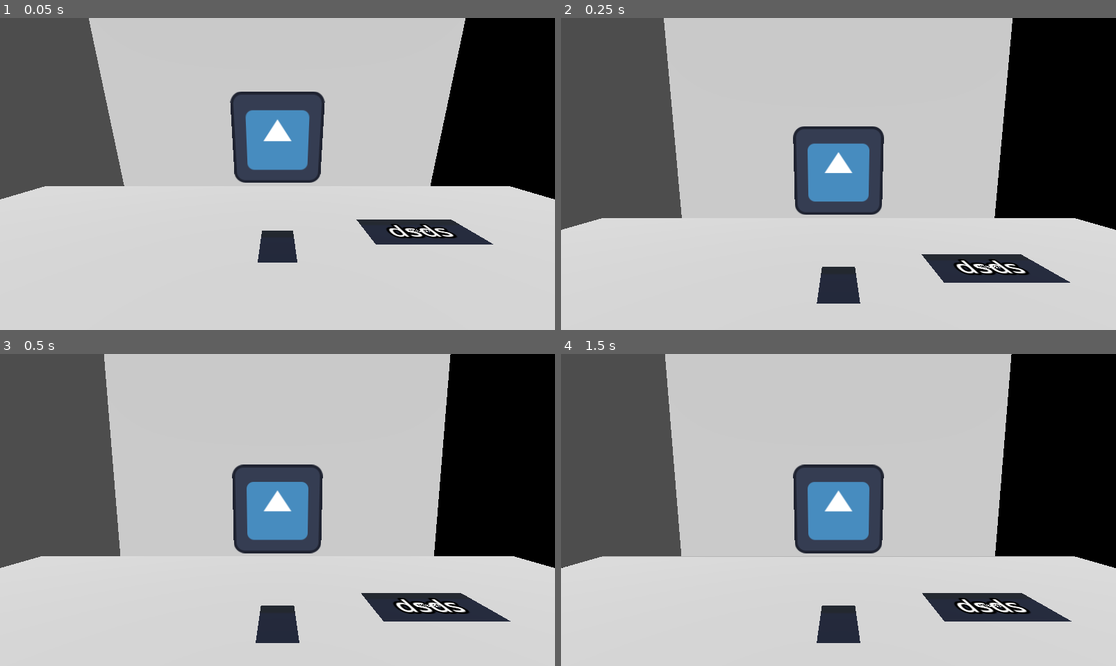
Above: before the commit, frames 1-4 (two rows, left to right).
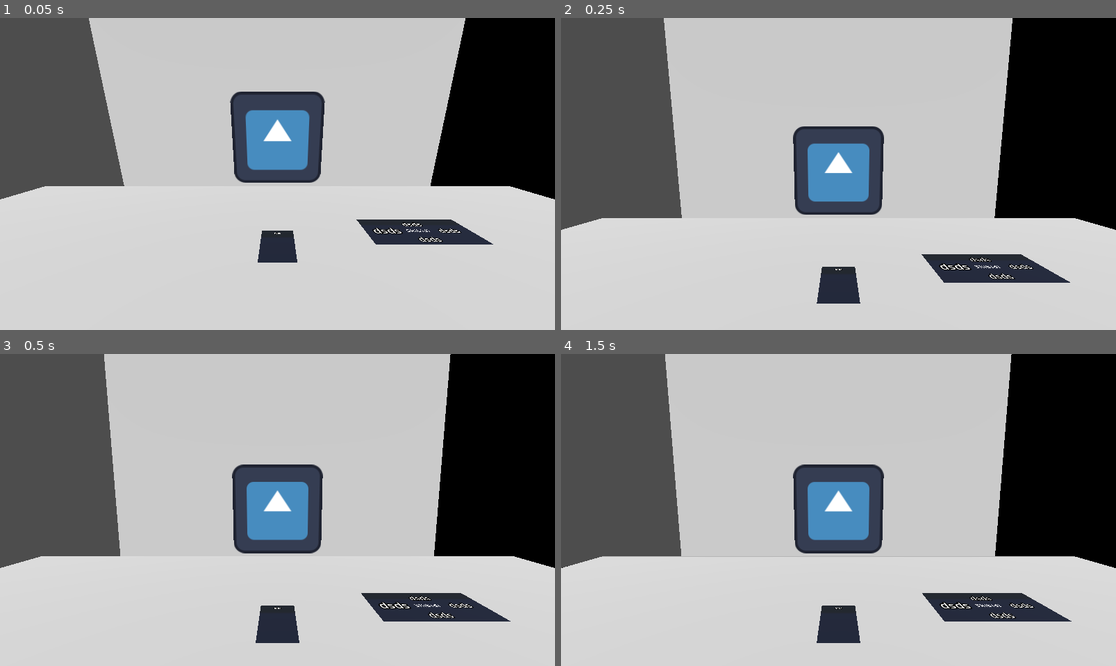
Above: after the commit, the same moments.

Repository: KiktorWania/GameOff2024
Game: Godot game, scene res://Scene/main.tscn
Same seed, same stepped clock (60 frames per second), same inputs: the game is played once before the commit and once after it. The engine's default icon, where the game draws it, is replaced by a stand-in: a white triangle on a blue panel in a dark square.
Inputs (mouse positions are in pixels of both pictures, inside the frame that each line leads up to):
- Up to frame 1 (0.05 s): no input
- Up to frame 2 (0.25 s): no input
- Up to frame 3 (0.5 s): no input
- Up to frame 4 (1.5 s): move the mouse to (810, 572) at 0.52 s; press the mouse at (810, 572) at 0.53 s; tap Q (inspect) at 0.8 s; release the mouse at (810, 572) at 1.25 s; tap Enter at 1.25 s; drag from (1005, 556) to (810, 572) at 1.27 s

The runs differ from the first frame. In frame 1, 0.5% of the frame differs, in the area x 49-84%, y 65-72%; in frame 2, 0.6%; in frame 3, 0.6%; in frame 4, 0.6%, in the area x 49-86%, y 77-85%.

Commit message:
Day 7 and 8
I did nothing on day 7

Day 8
Lmaooo
I just found out that godot has this feature called "groups". I just realised how shit my code is. Now i want to start all over, but fuck this ill make it up.

Made a system that holds 2 latest clicked Labels and draws line between them in "L" shape.

todo:
Compairing data system between nodes cliicked.
Make outline of selected Node.

Diff:
--- a/Clickable/Clickable.gd
+++ b/Clickable/Clickable.gd
@@ -2,6 +2,7 @@
 class_name Clickable
 
 var focus = false
+var wasClicked = false
 
 func _process(delta):
 	if(InputMap.has_action("LMB") and Input.is_action_just_pressed("LMB") and focus):
@@ -14,4 +15,4 @@
 	focus = false
 
 func on_click():
-	pass
+	wasClicked = true
--- a/Clickable/ClickableLabel/ClickableLabel.gd
+++ b/Clickable/ClickableLabel/ClickableLabel.gd
@@ -2,5 +2,20 @@
 class_name ClickableLabel
 
 @onready var label : Label3D = $Label3D
+@onready var shape : CollisionShape3D = $CollisionShape3D
 @export var isBad : bool
 @export var badMask : int
+
+func _ready():
+	add_to_group("clickableLabels")
+
+func activate():
+	shape.disabled = false
+
+func deactivate():
+	shape.disabled = true
+	wasClicked = false
+	label.modulate = Color(1,1,1,1)
+
+func on_inspect():
+	label.modulate = Color(1,0,0,1)
--- a/Clickable/ClickableLabel/ClickableLabel.tscn
+++ b/Clickable/ClickableLabel/ClickableLabel.tscn
@@ -3,6 +3,7 @@
 [ext_resource type="Script" path="res://Clickable/ClickableLabel/ClickableLabel.gd" id="1_yigrh"]
 
 [sub_resource type="BoxShape3D" id="BoxShape3D_rer1g"]
+size = Vector3(0.361084, 0.165039, 0.001)
 
 [node name="ClickableLabel" type="Area3D"]
 transform = Transform3D(1, 0, 0, 0, -4.37114e-08, 1, 0, -1, -4.37114e-08, 0, 0, 0)
--- a/Items/Book/Book.tscn
+++ b/Items/Book/Book.tscn
@@ -32,6 +32,7 @@
 script = ExtResource("3_qr1eq")
 
 [node name="CollisionShape3D" type="CollisionShape3D" parent="."]
+transform = Transform3D(1, 0, 0, 0, 1, 0, 0, 0, 1, 0, 0.074651, 0)
 shape = SubResource("BoxShape3D_tcrdk")
 
 [node name="DragArea" type="Area3D" parent="."]
@@ -52,4 +53,13 @@
 outline_size = 0
 
 [node name="ClickableLabel" parent="." instance=ExtResource("6_0uirl")]
-transform = Transform3D(1, 0, 0, 0, -4.37114e-08, 1, 0, -1, -4.37114e-08, 0, 0.00190349, 0)
+transform = Transform3D(0.33, 0, 0, 0, -1.44248e-08, 0.33, 0, -0.33, -1.44248e-08, 0.179353, 0.00190349, 0)
+
+[node name="ClickableLabel2" parent="." instance=ExtResource("6_0uirl")]
+transform = Transform3D(0.45, 0, 0, 0, -1.96701e-08, 0.45, 0, -0.45, -1.96701e-08, -0.184591, 0.00190349, 0)
+
+[node name="ClickableLabel3" parent="." instance=ExtResource("6_0uirl")]
+transform = Transform3D(0.33, 0, 0, 0, -1.44248e-08, 0.33, 0, -0.33, -1.44248e-08, 0.00624438, 0.00190349, -0.0724461)
+
+[node name="ClickableLabel4" parent="." instance=ExtResource("6_0uirl")]
+transform = Transform3D(0.33, 0, 0, 0, -1.44248e-08, 0.33, 0, -0.33, -1.44248e-08, 0.00320174, 0.00190349, 0.0881127)
--- a/Items/Phone/phone.tscn
+++ b/Items/Phone/phone.tscn
@@ -1,10 +1,11 @@
-[gd_scene load_steps=11 format=3 uid="uid://b34u7h77nhjyj"]
+[gd_scene load_steps=12 format=3 uid="uid://b34u7h77nhjyj"]
 
 [ext_resource type="Texture2D" uid="uid://dek4y1whtf1mq" path="res://Sprites/phone.png" id="1_pqp6l"]
 [ext_resource type="Script" path="res://Items/Phone/PhoneSprite.gd" id="3_1sy8b"]
 [ext_resource type="Script" path="res://Clickable/Clickable.gd" id="4_w65a4"]
 [ext_resource type="Script" path="res://Items/Phone/MeshInstance3D.gd" id="5_fn8mv"]
 [ext_resource type="PackedScene" uid="uid://ct3n3qje6ctvd" path="res://Items/Phone/Screens/LockScreen/LockScreen.tscn" id="5_hypep"]
+[ext_resource type="PackedScene" uid="uid://ci2vtoxc2ptgw" path="res://Clickable/ClickableLabel/ClickableLabel.tscn" id="6_d7vhu"]
 
 [sub_resource type="GDScript" id="GDScript_8ra0b"]
 script/source = "extends Pickable
@@ -69,4 +70,7 @@
 mesh = SubResource("BoxMesh_0hms0")
 script = ExtResource("5_fn8mv")
 
+[node name="ClickableLabel" parent="." instance=ExtResource("6_d7vhu")]
+transform = Transform3D(0.105, 0, 0, 0, -4.5897e-09, 0.105, 0, -0.105, -4.5897e-09, 0, 0.001, -0.108583)
+
 [connection signal="mouse_entered" from="." to="." method="_on_mouse_entered"]
--- a/Scene/main.tscn
+++ b/Scene/main.tscn
@@ -6,6 +6,7 @@
 [ext_resource type="PackedScene" uid="uid://b34u7h77nhjyj" path="res://Items/Phone/phone.tscn" id="4_4wpfb"]
 [ext_resource type="PackedScene" uid="uid://dqm50rvs3v6yh" path="res://Items/Book/Book.tscn" id="5_gnyox"]
 [ext_resource type="Script" path="res://Tools/NodeInspector.gd" id="6_vbx0u"]
+[ext_resource type="PackedScene" uid="uid://cbisogfg2agwy" path="res://UI/UI.tscn" id="7_ug6go"]
 
 [node name="GameManager" type="Node3D"]
 
@@ -49,3 +50,5 @@
 [node name="InspectionHandler" type="Node" parent="." node_paths=PackedStringArray("camera")]
 script = ExtResource("6_vbx0u")
 camera = NodePath("../Camera3D")
+
+[node name="Ui" parent="." instance=ExtResource("7_ug6go")]
--- /dev/null
+++ b/Tools/Draw3D.gd
@@ -0,0 +1,69 @@
+extends Node
+
+func line(pos1: Vector3, pos2: Vector3, color = Color.WHITE_SMOKE, persist_ms = 0):
+	var mesh_instance := MeshInstance3D.new()
+	var immediate_mesh := ImmediateMesh.new()
+	var material := ORMMaterial3D.new()
+
+	mesh_instance.mesh = immediate_mesh
+	mesh_instance.sorting_offset = 100
+	mesh_instance.cast_shadow = GeometryInstance3D.SHADOW_CASTING_SETTING_OFF
+
+	immediate_mesh.surface_begin(Mesh.PRIMITIVE_LINES, material)
+	immediate_mesh.surface_add_vertex(pos1)
+	immediate_mesh.surface_add_vertex(pos2)
+	immediate_mesh.surface_end()
+
+	material.shading_mode = BaseMaterial3D.SHADING_MODE_UNSHADED
+	material.albedo_color = color
+
+	return await final_cleanup(mesh_instance, persist_ms)
+
+func point(pos: Vector3, radius = 0.05, color = Color.WHITE_SMOKE, persist_ms = 0):
+	var mesh_instance := MeshInstance3D.new()
+	var sphere_mesh := SphereMesh.new()
+	var material := ORMMaterial3D.new()
+
+	mesh_instance.mesh = sphere_mesh
+	mesh_instance.cast_shadow = GeometryInstance3D.SHADOW_CASTING_SETTING_OFF
+	mesh_instance.position = pos
+
+	sphere_mesh.radius = radius
+	sphere_mesh.height = radius*2
+	sphere_mesh.material = material
+
+	material.shading_mode = BaseMaterial3D.SHADING_MODE_UNSHADED
+	material.albedo_color = color
+
+	return await final_cleanup(mesh_instance, persist_ms)
+
+func square(pos: Vector3, size: Vector2, color = Color.WHITE_SMOKE, persist_ms = 0):
+	var mesh_instance := MeshInstance3D.new()
+	var box_mesh := BoxMesh.new()
+	var material := ORMMaterial3D.new()
+
+	mesh_instance.mesh = box_mesh
+	mesh_instance.cast_shadow = GeometryInstance3D.SHADOW_CASTING_SETTING_OFF
+	mesh_instance.position = pos
+
+	box_mesh.size = Vector3(size.x, size.y, 1)
+	box_mesh.material = material
+
+	material.shading_mode = BaseMaterial3D.SHADING_MODE_UNSHADED
+	material.albedo_color = color
+
+	return await final_cleanup(mesh_instance, persist_ms)
+
+## 1 -> Lasts ONLY for current physics frame
+## >1 -> Lasts X time duration.
+## <1 -> Stays indefinitely
+func final_cleanup(mesh_instance: MeshInstance3D, persist_ms: float):
+	get_tree().get_root().add_child(mesh_instance)
+	if persist_ms == 1:
+		await get_tree().physics_frame
+		mesh_instance.queue_free()
+	elif persist_ms > 0:
+		await get_tree().create_timer(persist_ms).timeout
+		mesh_instance.queue_free()
+	else:
+		return mesh_instance
--- a/Tools/NodeInspector.gd
+++ b/Tools/NodeInspector.gd
@@ -1,18 +1,28 @@
 extends Node
 
 @export var camera : MainCamera
+@onready var UI : CustomControl = $"../Ui"
 var focusedClickable : Clickable = null
 var inspecting = false
 
-var label1 : ClickableLabel = null
-var label2 : ClickableLabel = null
+var labels : Array[ClickableLabel] = [null, null]
 
 func _input(event):
 	if(event.is_action_pressed("inspect")):
-
 		inspecting = !inspecting
+		if(!inspecting):
+			labels[0] = null
+			labels[1] = null
 
 func _process(delta):
+	updateFocusedClickable()
+	inspection()
+
+	if(inspecting):
+		get_tree().call_group("clickableLabels", "activate")
+	else:
+		get_tree().call_group("clickableLabels", "deactivate")
+
 	var space_state = camera.get_world_3d().direct_space_state
 
 	var mouse_pos = get_viewport().get_mouse_position()
@@ -28,18 +38,49 @@
 	if(!intersection.is_empty()):
 		var hit = intersection.get("collider")
 		if(hit is Clickable and hit != focusedClickable):
-			if(inspecting):
-				checkForLabelsOnly(hit)
-			else:
-				onNewHit(hit)
+			onNewHit(hit)
 	else:
 		clearFocus()
 
+func updateLabels():
+	pass
+
+func inspection():
+	if(inspecting):
+		var canDraw = true
+		for l in labels:
+			if(l):
+				l.on_inspect()
+			else:
+				canDraw = false
+		UI.setCanDraw(canDraw)
+		if canDraw:
+			UI.setPositions(camera.unproject_position(labels[0].global_position), camera.unproject_position(labels[1].global_position))
+	else:
+		UI.setCanDraw(false)
 func checkForLabelsOnly(hit):
-	if(hit is ClickableLabel):
-		onNewHit(hit)
+	onNewHit(hit)
+	if(hit is ClickableLabel and hit.wasClicked):
+		add_label(hit)
+
+func add_label(new_value):
+	if new_value in labels:
+		return
+
+	if labels[0]:
+		labels[0].label.modulate = Color(1,1,1,1)
+		labels[0].wasClicked = false
+
+	labels[0] = labels[1]
+	labels[1] = new_value
 
 func onNewHit(hit):
+	if inspecting:
+		if hit is ClickableLabel:
+			pass
+		else:
+			return
+
 	if(focusedClickable != null):
 		focusedClickable.on_mouse_exit()
 		focusedClickable = hit
@@ -47,6 +88,12 @@
 	else:
 		focusedClickable = hit
 		focusedClickable.on_mouse_enter()
+
+func updateFocusedClickable():
+	if(focusedClickable is ClickableLabel):
+		if(focusedClickable.wasClicked and inspecting):
+			add_label(focusedClickable)
+
 func clearFocus():
 	if(focusedClickable != null):
 		focusedClickable.on_mouse_exit()
--- /dev/null
+++ b/UI/UI.gd
@@ -0,0 +1,35 @@
+extends Control
+class_name CustomControl
+
+var pos1 : Vector2
+var pos2 : Vector2
+var canDraw = false
+
+var Label1 : ClickableLabel
+
+func _draw():
+	drawThreePointLine()
+
+func setPositions(npos1, npos2):
+	pos1 = npos1
+	pos2 = npos2
+	queue_redraw()
+
+func setCanDraw(can):
+	canDraw = can
+	queue_redraw()
+
+func getMiddlePoint(pos1, pos2):
+	return Vector2(pos1.x, pos2.y)
+
+func setClickableLabel(label : ClickableLabel):
+	Label1 = label
+
+func drawThreePointLine():
+	if(pos1 and pos2 and canDraw):
+		var pos3 = getMiddlePoint(pos1, pos2)
+		draw_line(pos1, pos3, Color.ALICE_BLUE, 3, true)
+		draw_line(pos3, pos2, Color.ALICE_BLUE, 3, true)
+
+func drawOutline(label : ClickableLabel):
+	pass
--- /dev/null
+++ b/UI/UI.tscn
@@ -0,0 +1,12 @@
+[gd_scene load_steps=2 format=3 uid="uid://cbisogfg2agwy"]
+
+[ext_resource type="Script" path="res://UI/UI.gd" id="1_6yevx"]
+
+[node name="Ui" type="Control"]
+layout_mode = 3
+anchors_preset = 15
+anchor_right = 1.0
+anchor_bottom = 1.0
+grow_horizontal = 2
+grow_vertical = 2
+script = ExtResource("1_6yevx")
--- a/project.godot
+++ b/project.godot
@@ -14,6 +14,10 @@
 run/main_scene="res://Scene/main.tscn"
 config/features=PackedStringArray("4.2", "GL Compatibility")
 config/icon="res://icon.svg"
+
+[autoload]
+
+Draw3D="*res://Tools/Draw3D.gd"
 
 [filesystem]
 
Not shown: 1 places in Scene/main.tscn that only renumber resources
